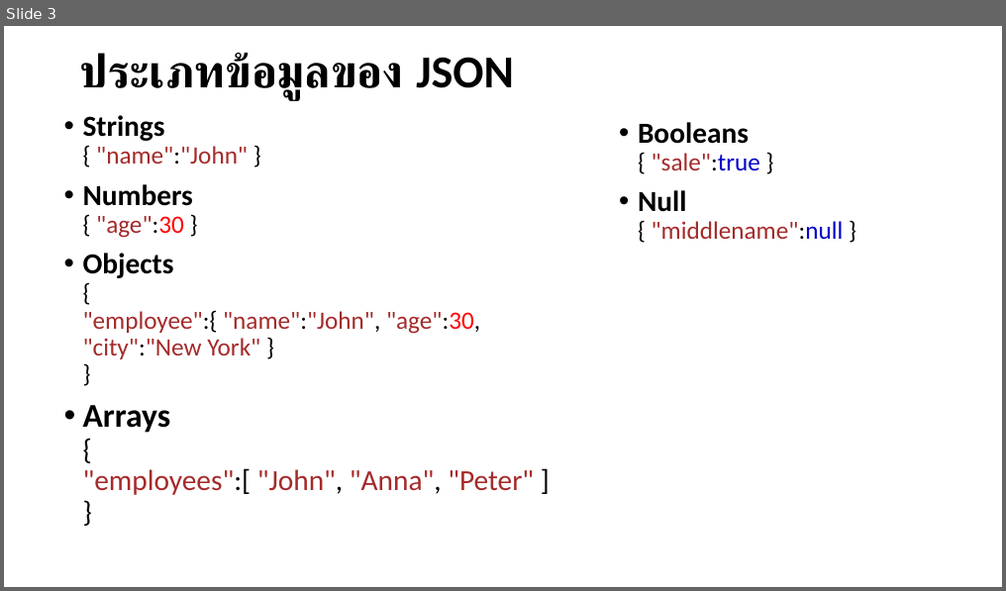
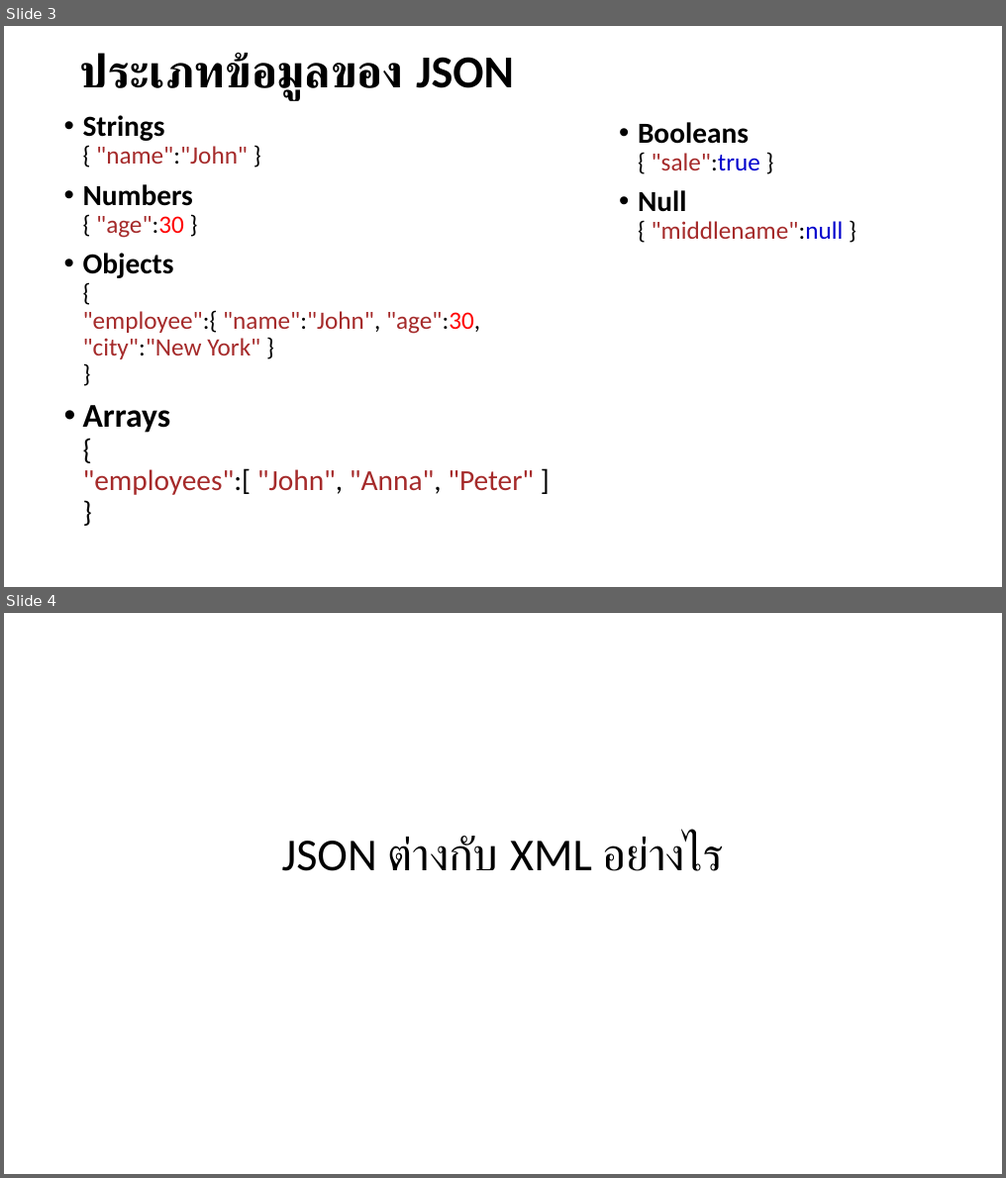
Before and after one commit to stupidwolfy/SOP_2020, a slide deck: JSON คืออะไร.pptx. Shown one above the other, each under a label of ours: slide 3 before the commit, slides 3 and 4 after it. The pictures are 1006x591 and 1006x1178 pixels, drawn with LibreOffice and Linux fonts; fonts in the diff are those of the drawing. Boxes give left, top, right and bottom in pixels: in the first picture for what was removed or moved away, otherwise in the second. Text is boxed around its words. In the diff, an @@ line names an element or a change of style, - is before the commit and + after.

Commit message:
Update Json powerpoint

```diff
--- a/JSON คืออะไร.pptx
+++ b/JSON คืออะไร.pptx
@@ slide 4 added at box(4, 613, 1002, 1174), background #FFFFFF @@
@@ title added at box(282, 835, 723, 871), 44 pt, text #000000 @@
+JSON ต่างกับ XML อย่างไร
```
Also in this commit, not shown: 2 other slides added.
